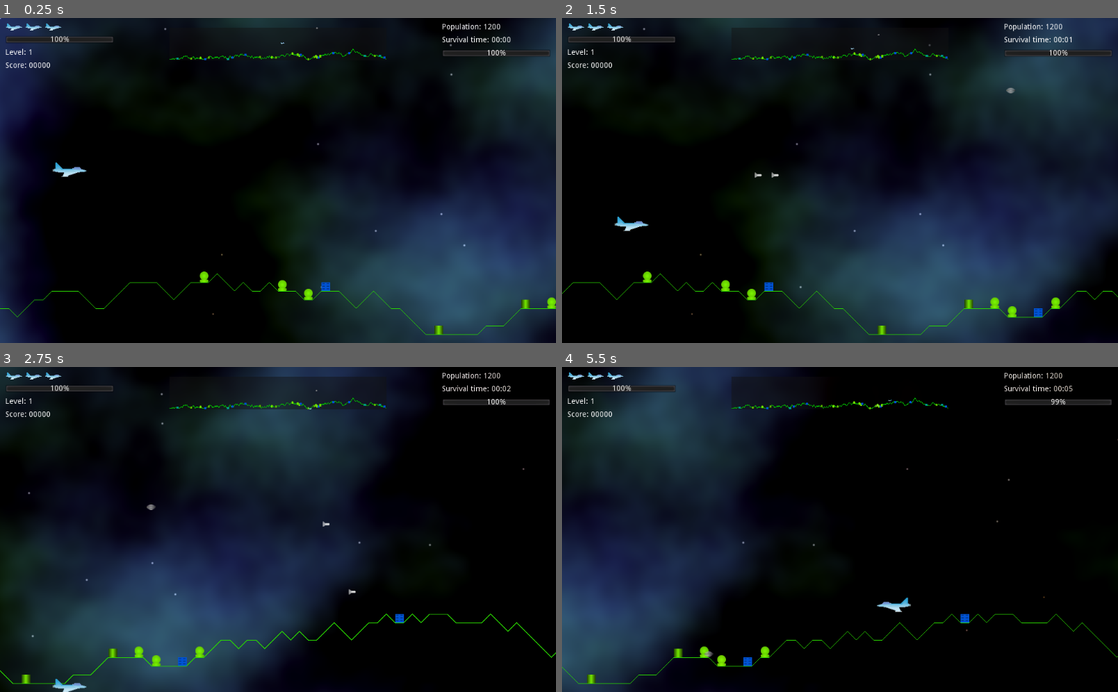
Above: before the commit, frames 1-4 (two rows, left to right).
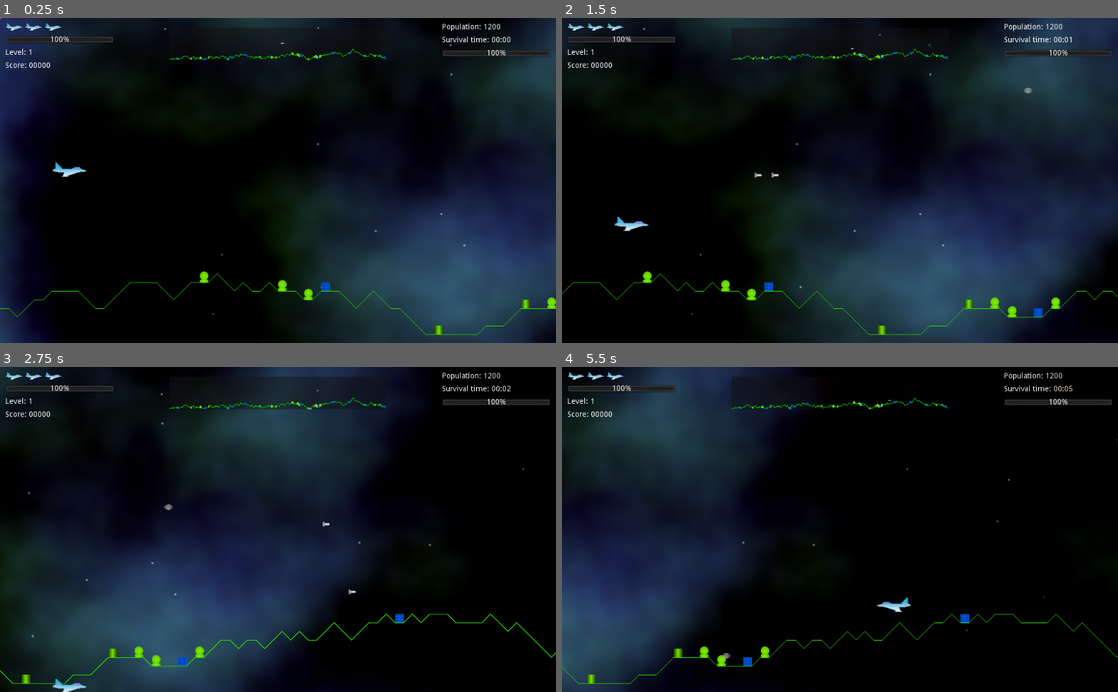
Above: after the commit, the same moments.

Repository: andrew-wilkes/godotia
Game: Godot game, scene res://scenes/Main.tscn
Same seed, same stepped clock (60 frames per second), same inputs: the game is played once before the commit and once after it.
Inputs:
- Up to frame 1 (0.25 s): no input
- Up to frame 2 (1.5 s): tap Enter (ui_accept) at 0.5, 0.77 s; hold Right (ui_right) 0.53-1.28 s; hold Down (ui_down) from 1.28 s (still down)
- Up to frame 3 (2.75 s): tap Enter (ui_accept) at 1.52 s; release Down (ui_down) at 2.03 s; hold Right (ui_right) from 2.03 s (still down)
- Up to frame 4 (5.5 s): release Right (ui_right) at 2.78 s; hold Up (ui_up) 2.78-3.53 s; tap Enter (ui_accept) at 3.02, 3.77, 4.52 s; hold Left (ui_left) 3.53-5.03 s; hold Down (ui_down) from 5.03 s (still down)

The runs differ from the first frame. In frame 1, less than 0.1% of the frame differs, in the area x 56-58%, y 2-4%; in frame 2, less than 0.1%; in frame 3, less than 0.1%; in frame 4, less than 0.1%, in the area x 25-91%, y 9-90%.

Commit message:
Add points update code for when enemy is killed

Diff:
--- a/scenes/Enemy.gd
+++ b/scenes/Enemy.gd
@@ -1,6 +1,8 @@
 extends Area2D
 
 class_name Enemy
+
+signal enemy_killed(points)
 
 enum { MOVING_TO_TARGET, DRAINING_ENERGY, MOVING_TO_PLAYER, LIFTING, DEAD }
 
@@ -13,6 +15,8 @@
 var shot_scene = preload("res://scenes/Shot.tscn")
 var in_range : bool
 var shot_range_squared : float
+var points = 10
+const BONUS_POINTS = 50
 
 func _init():
 	shot_range_squared = pow(rand_range(globals.shots.range1, globals.shots.range2), 2)
@@ -50,7 +54,7 @@
 	position = position.move_toward(target, SPEED * delta)
 
 
-func _on_Enemy_area_entered(_area):
+func _on_Enemy_area_entered(area):
 	# Got hit by player or a missile
 	if sid:
 		var s = globals.structures[sid]
@@ -61,7 +65,10 @@
 			# Was leeching off an energy source
 			s.targeted = false
 			s.charging = true
-	got_hit()
+	if area.name != "Player":
+		if state == MOVING_TO_PLAYER:
+			points = BONUS_POINTS
+		emit_signal("enemy_killed", points)
 	destroy()
 
 
@@ -92,10 +99,6 @@
 		$ShotTimer.start(rand_range(globals.shots.fire_delay1, globals.shots.fire_delay2))
 
 
-func got_hit():
-	pass
-
-
 func got_building():
 	globals.structures[sid].visible = false
 	globals.output("Got_building")
--- a/scenes/Main.gd
+++ b/scenes/Main.gd
@@ -5,7 +5,7 @@
 const TOP_LEVEL = 14
 const TEST_STRUCT = false
 const TEST_ENEMY = true
-const TEST_TARGET_INDEX = 17
+const TEST_TARGET_INDEX = 18
 
 enum { LEFT, RIGHT }
 
@@ -116,6 +116,7 @@
 	var enemy = enemy_scene.instance()
 	enemy.target = target.get_parent().position
 	enemy.position = Vector2(enemy.target.x + rand_range(-100, 100), -size.y)
+	enemy.connect("enemy_killed", stats, "add_points")
 	terrain.line.add_child(enemy)
 	globals.add_entity(enemy, "enemies")
 	map.add_enemy(enemy)
--- a/scenes/Statistics.gd
+++ b/scenes/Statistics.gd
@@ -88,3 +88,7 @@
 
 func stop_clock():
 	$Clock.stop()
+
+
+func add_points(points):
+	self.score += points
